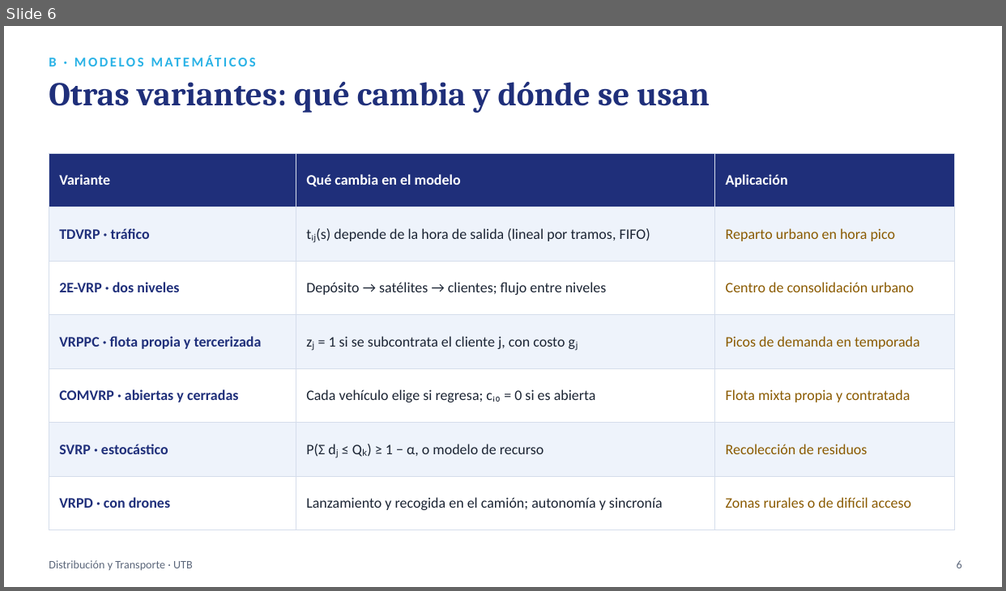
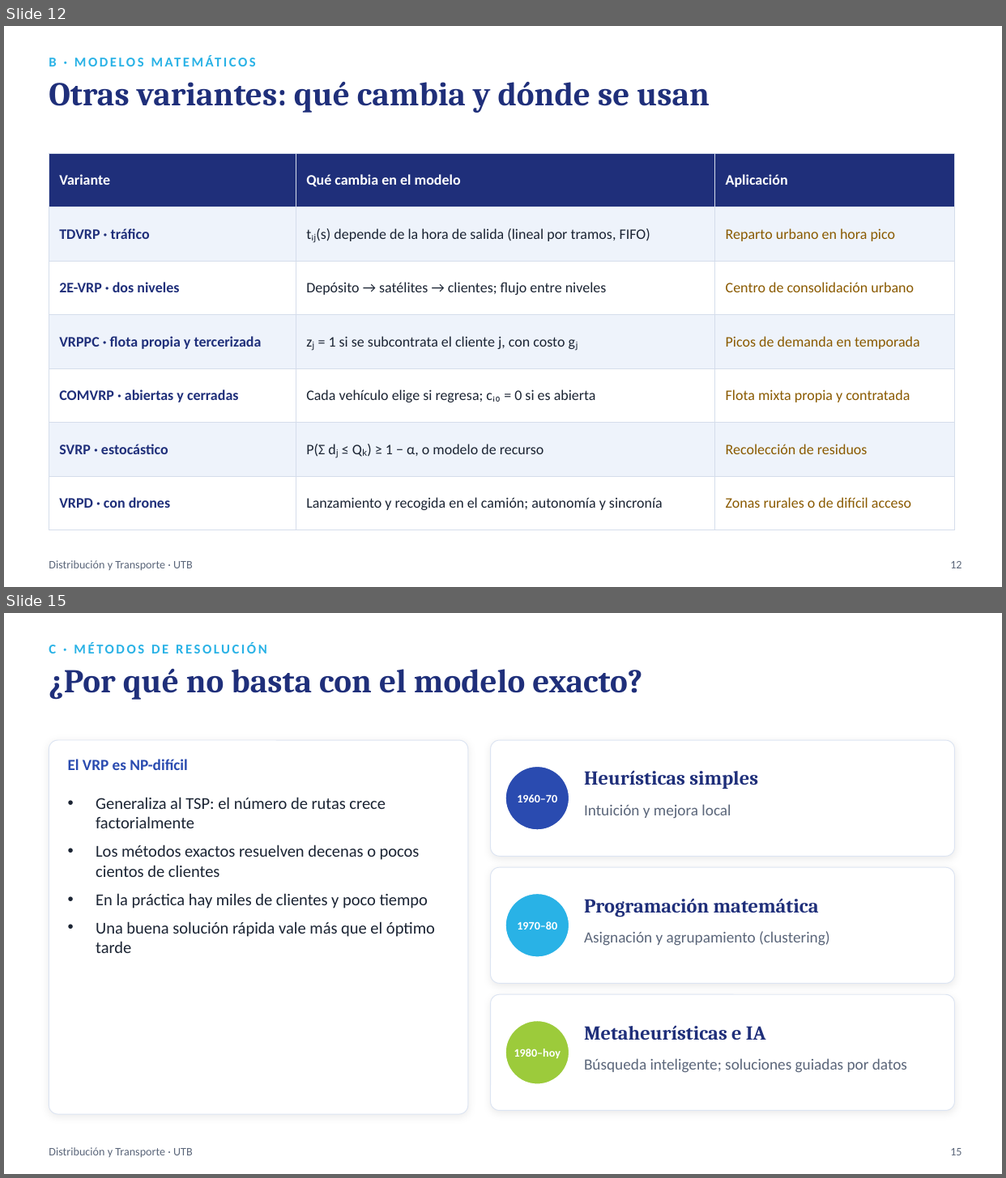
Before and after one commit to sebastianslg/grafosapp, a slide deck: Exposicion_Ruteo_de_Vehiculos.pptx. Shown one above the other, each under a label of ours: slide 6 before the commit, slides 12 and 15 after it; the slides between them are not shown. The pictures are 1006x591 and 1006x1178 pixels, drawn with LibreOffice and Linux fonts; fonts in the diff are those of the drawing. Boxes give left, top, right and bottom in pixels: in the first picture for what was removed or moved away, otherwise in the second. Text is boxed around its words. In the diff, an @@ line names an element or a change of style, - is before the commit and + after.

```diff
--- a/Exposicion_Ruteo_de_Vehiculos.pptx
+++ b/Exposicion_Ruteo_de_Vehiculos.pptx
@@ slide 15 added at <box>4,613,1002,1174</box>, background #FFFFFF @@
@@ text added at <box>49,642,267,653</box>, 13 pt, text #29B2E6, bold @@
+C · MÉTODOS DE RESOLUCIÓN
@@ text added at <box>49,668,642,700</box>, 32 pt, text #1F2F7A, bold @@
+¿Por qué no basta con el modelo exacto?
@@ rounded rectangle added at <box>49,740,468,1114</box>, fill #FFFFFF, outline #DCE4F2 0.75 pt @@
@@ rounded rectangle added at <box>491,740,955,856</box>, fill #FFFFFF, outline #DCE4F2 0.75 pt @@
@@ text added at <box>68,759,188,770</box>, 15 pt, text #2A4BB0, bold @@
+El VRP es NP-difícil
@@ ellipse added at <box>505,766,569,830</box>, fill #2A4BB0, outline #FFFFFF 1 pt @@
@@ text added at <box>584,770,758,789</box>, 19 pt, text #1F2F7A, bold @@
+Heurísticas simples
@@ text added at <box>96,797,435,953</box>, 16 pt, text #1B2433 @@
+• Generaliza al TSP: el número de rutas crece factorialmente
+• Los métodos exactos resuelven decenas o pocos cientos de clientes
+• En la práctica hay miles de clientes y poco tiempo
+• Una buena solución rápida vale más que el óptimo tarde
@@ text added at <box>517,794,557,803</box>, 11 pt, text #FFFFFF, bold @@
+1960–70
@@ text added at <box>584,804,731,819</box>, 15 pt, text #5B667A @@
+Intuición y mejora local
@@ rounded rectangle added at <box>491,867,955,983</box>, fill #FFFFFF, outline #DCE4F2 0.75 pt @@
@@ ellipse added at <box>505,894,569,957</box>, fill #29B2E6, outline #FFFFFF 1 pt @@
@@ text added at <box>584,898,819,917</box>, 19 pt, text #1F2F7A, bold @@
+Programación matemática
@@ text added at <box>517,922,557,930</box>, 11 pt, text #FFFFFF, bold @@
+1970–80
@@ text added at <box>584,931,830,946</box>, 15 pt, text #5B667A @@
+Asignación y agrupamiento (clustering)
@@ rounded rectangle added at <box>491,995,955,1111</box>, fill #FFFFFF, outline #DCE4F2 0.75 pt @@
@@ ellipse added at <box>505,1021,569,1084</box>, fill #9CCB3B, outline #FFFFFF 1 pt @@
@@ text added at <box>584,1025,766,1040</box>, 19 pt, text #1F2F7A, bold @@
+Metaheurísticas e IA
@@ text added at <box>514,1049,560,1059</box>, 11 pt, text #FFFFFF, bold @@
+1980–hoy
@@ text added at <box>584,1059,907,1073</box>, 15 pt, text #5B667A @@
+Búsqueda inteligente; soluciones guiadas por datos
@@ text added at <box>49,1148,193,1158</box>, 11 pt, text #5B667A @@
+Distribución y Transporte · UTB
@@ text added at <box>950,1148,961,1156</box>, 11 pt, text #5B667A @@
+15
@@ what was slide 6 is now slide 12 @@
@@ slide 12 changed as well @@
@@ text at <box>950,561,961,569</box>: text changed @@
-6
+12
```
Also in this commit, not shown: 12 other slides changed, 19 other slides added, 1 other file.
